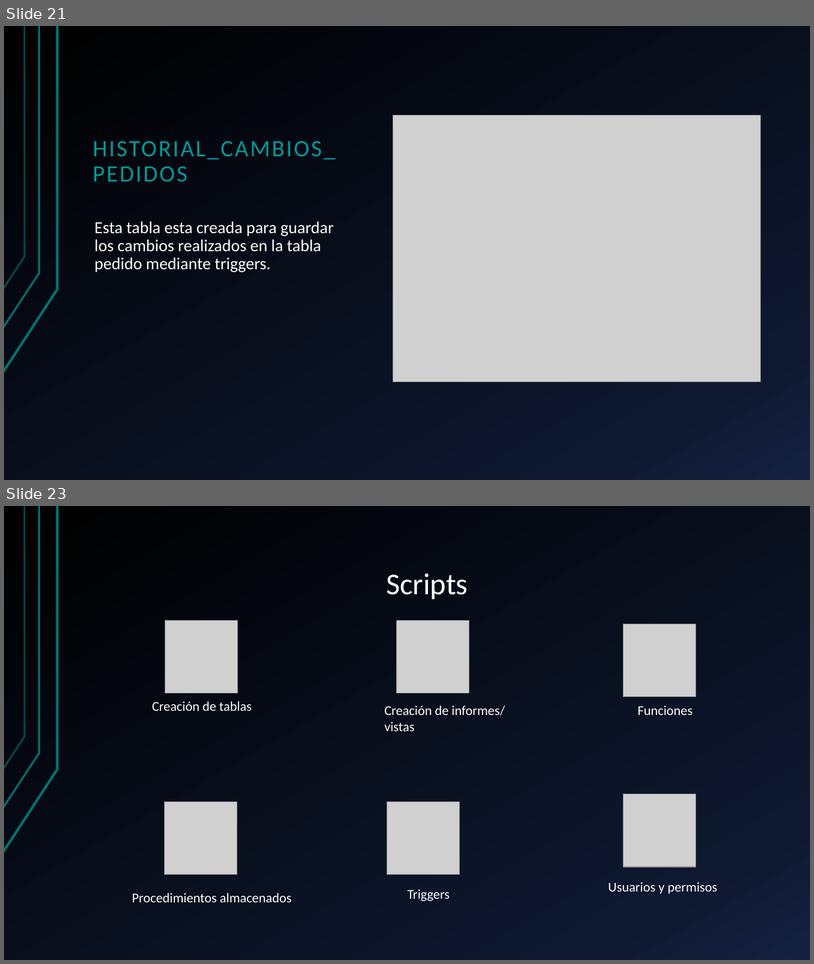
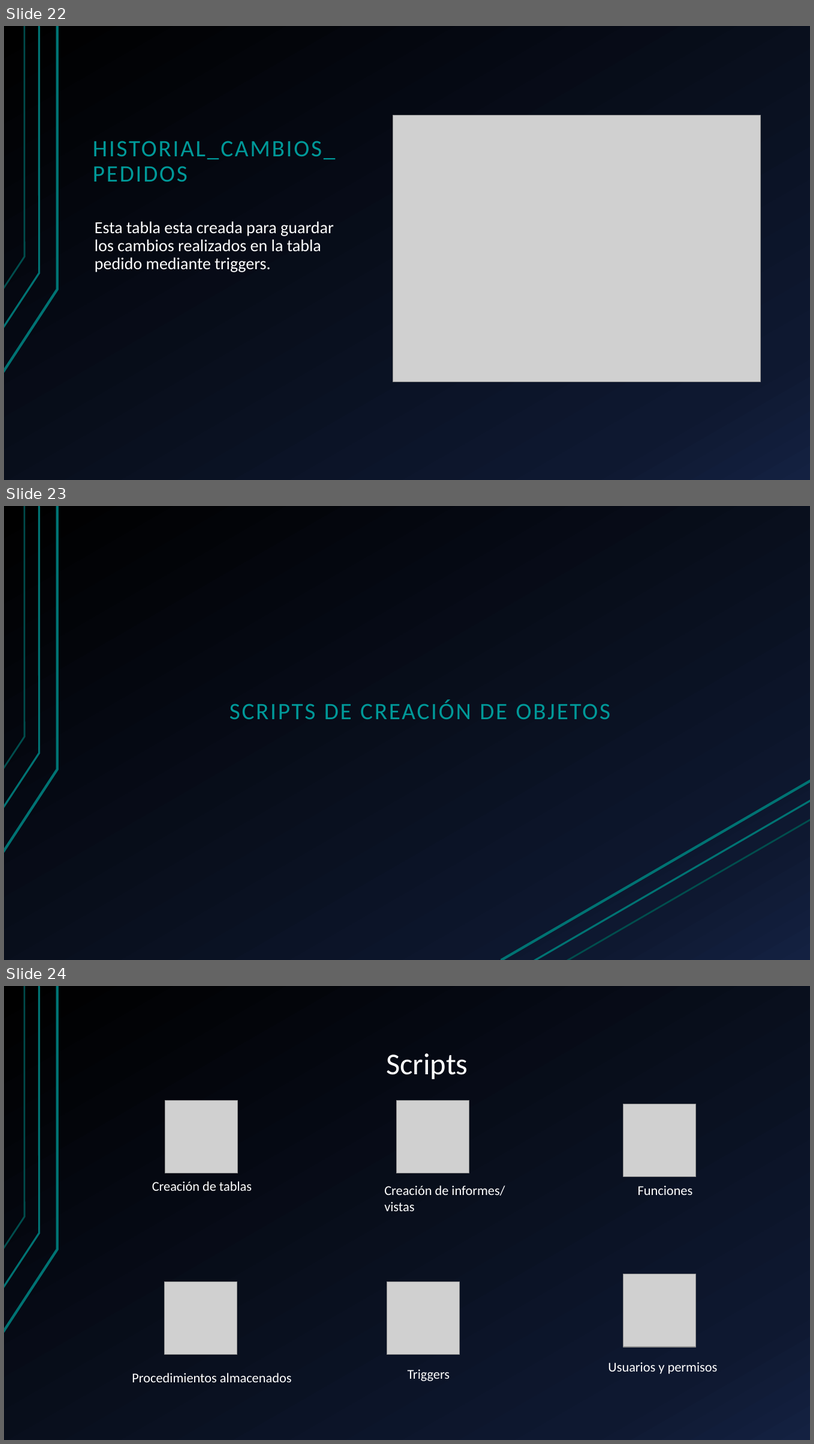
Before and after one commit to hferrer08/BDEcommerce, a slide deck: EcommerceVideojuegos+HubertFerrer.pptx. Shown one above the other, each under a label of ours: slides 21 and 23 before the commit, slides 22, 23 and 24 after it; the slides between them are not shown. The pictures are 814x964 and 814x1444 pixels, drawn with LibreOffice and Linux fonts; fonts in the diff are those of the drawing; grey boxes stand for pictures. Boxes give left, top, right and bottom in pixels: in the first picture for what was removed or moved away, otherwise in the second. Text is boxed around its words. In the diff, an @@ line names an element or a change of style, - is before the commit and + after.

```diff
--- a/EcommerceVideojuegos+HubertFerrer.pptx
+++ b/EcommerceVideojuegos+HubertFerrer.pptx
@@ slide 23 added at [4, 506, 810, 960], background gradient #000000 to #0F1931 to #142242; not listed: 3 template elements that a slide beside it also shows @@
@@ text added at [230, 699, 611, 719], 28 pt, text #009999 @@
+SCRIPTS DE CREACIÓN DE OBJETOS
@@ line added from (501, 960) to (810, 780), #007373 3 pt @@
@@ line added from (533, 960) to (810, 800), #007373 2.25 pt @@
@@ line added from (567, 960) to (810, 819), #007373 2 pt @@
@@ what was slide 21 is now slide 22 @@
@@ what was slide 23 is now slide 24 @@
```
Also in this commit, not shown: 2 slides changed, 3 other slides added, 2 slides removed, 2 other files.
